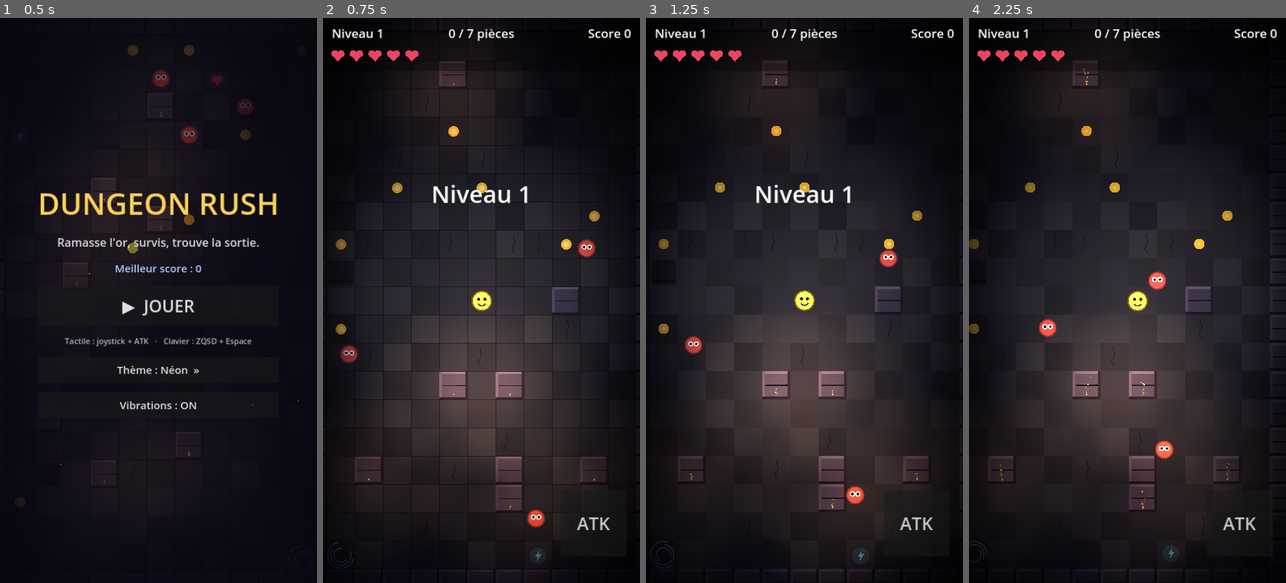
Above: before the commit, frames 1-4 (left to right).
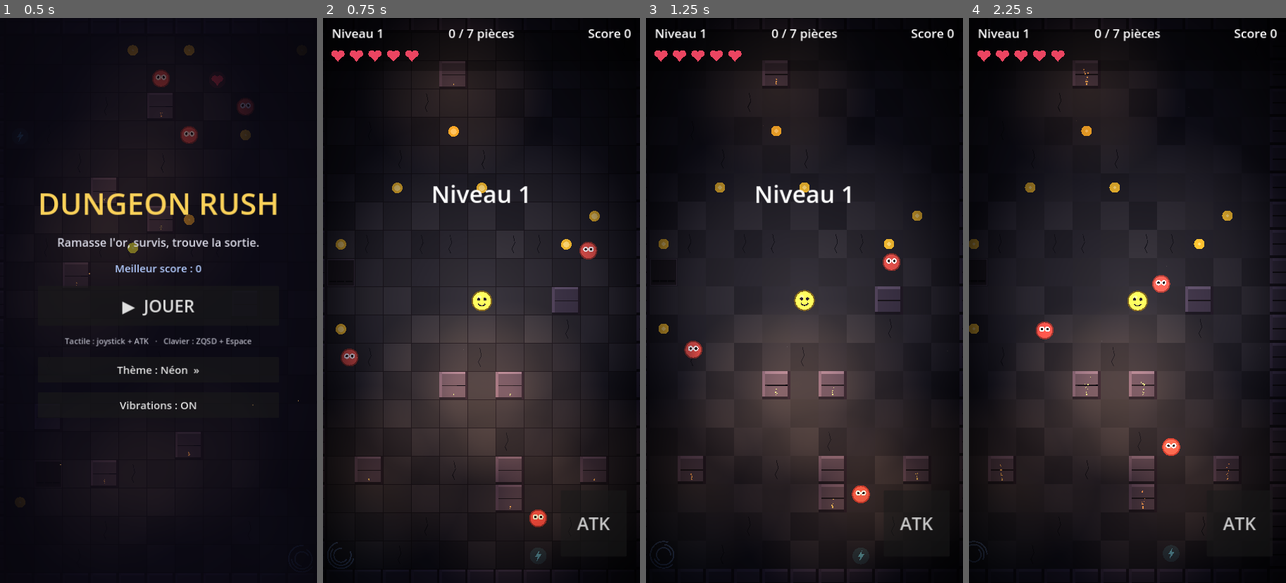
Above: after the commit, the same moments.

Repository: keerigan/godot-dungeon
Game: Godot game, scene res://scenes/Main.tscn
Same seed, same stepped clock (60 frames per second), same inputs: the game is played once before the commit and once after it.
Inputs (mouse positions are in pixels of both pictures, inside the frame that each line leads up to):
- Up to frame 1 (0.5 s): no input
- Up to frame 2 (0.75 s): click "▶ JOUER" at 0.5 s
- Up to frame 3 (1.25 s): no input
- Up to frame 4 (2.25 s): click "ATK" at 1.25 s; move the mouse to (1197, 272) at 2.02 s; hold D from 2.03 s (still down); click (1197, 272) at 2.17 s

Frame 1 is identical in both runs. In frame 2, 0.3% of the frame differs, in the area x 5-87%, y 39-91%; in frame 3, 0.5%; in frame 4, 0.5%, in the area x 21-67%, y 44-78%.

Commit message:
Corrections gameplay : z-order des pièges, pièges vs ennemis, navigation A*
- Le héros (et les ennemis) passent désormais AU-DESSUS des pièges
  (z-order corrigé) au lieu de disparaître sous la plaque
- Les pièges à pics blessent aussi les ennemis (avec cooldown anti multi-coups)
  → on peut y attirer les ennemis
- Navigation A* (AStarGrid2D) : les ennemis contournent les murs au lieu de
  rester bloqués derrière ; chemins recalculés périodiquement
- Ennemis immobiles sur l'écran-titre (pas de poursuite hors partie)

Validé : import + partie simulée headless sans erreur.

Co-Authored-By: Claude Opus 4.8 <noreply@anthropic.com>
Claude-Session: https://claude.ai/code/session_01WATrZWmuEbz921xMfBvaBQ

Diff:
--- a/scripts/Enemy.gd
+++ b/scripts/Enemy.gd
@@ -18,6 +18,10 @@
 var _knockback := Vector2.ZERO
 var _flash := 0.0
 var _wobble := 0.0
+var _hit_cd := 0.0                        ## Anti multi-coups (pièges surtout)
+
+var path: PackedVector2Array = PackedVector2Array()  ## Chemin A* (points monde)
+var path_i := 0
 
 
 func setup(new_kind: int, level: int) -> void:
@@ -43,6 +47,7 @@
 func _ready() -> void:
 	collision_layer = 4
 	collision_mask = 1
+	z_index = 2   # au-dessus du sol/pièges, sous le héros
 	var shape := CircleShape2D.new()
 	shape.radius = radius
 	var cs := CollisionShape2D.new()
@@ -52,11 +57,27 @@
 
 func _physics_process(delta: float) -> void:
 	_wobble += delta * 6.0
+	if _hit_cd > 0.0:
+		_hit_cd -= delta
+
+	# Suit le chemin A* (contourne les murs) ; sinon fonce vers la cible
+	var goal := Vector2.ZERO
+	var have_goal := false
+	if path.size() > 0:
+		while path_i < path.size() and global_position.distance_to(path[path_i]) < 12.0:
+			path_i += 1
+		if path_i < path.size():
+			goal = path[path_i]
+			have_goal = true
+	if not have_goal and target != null and is_instance_valid(target):
+		goal = target.global_position
+		have_goal = true
+
 	var chase := Vector2.ZERO
-	if target != null and is_instance_valid(target):
-		var to_target := target.global_position - global_position
-		if to_target.length() > 1.0:
-			chase = to_target.normalized() * speed
+	if have_goal:
+		var to_goal := goal - global_position
+		if to_goal.length() > 1.0:
+			chase = to_goal.normalized() * speed
 	velocity = chase + _knockback
 	_knockback = _knockback.move_toward(Vector2.ZERO, 1400.0 * delta)
 	move_and_slide()
@@ -65,8 +86,16 @@
 	queue_redraw()
 
 
-## Encaisse un coup. Renvoie true si l'ennemi meurt.
+func set_path(pts: PackedVector2Array) -> void:
+	path = pts
+	path_i = 0
+
+
+## Encaisse un coup. Renvoie true si l'ennemi meurt (false si en cooldown).
 func take_hit(from_dir: Vector2) -> bool:
+	if _hit_cd > 0.0:
+		return false
+	_hit_cd = 0.3
 	hp -= 1
 	_flash = 0.14
 	_knockback = from_dir.normalized() * 420.0
--- a/scripts/Game.gd
+++ b/scripts/Game.gd
@@ -110,6 +110,8 @@
 var _decor: Array[Node] = []      # particules d'ambiance à libérer entre niveaux
 var _time := 0.0
 var _shake := 0.0
+var _astar: AStarGrid2D
+var _path_timer := 0.0
 
 # Interface
 var ui_layer: CanvasLayer
@@ -157,6 +159,14 @@
 	if state != State.PLAYING:
 		return
 	player.joystick_vector = joystick.output
+
+	# Recalcule les chemins des ennemis à intervalle régulier
+	_path_timer -= delta
+	if _path_timer <= 0.0:
+		_path_timer = 0.4
+		_update_enemy_paths()
+
+	# Contact ennemi -> dégâts au joueur
 	for e in enemies:
 		if is_instance_valid(e):
 			var contact := Player.RADIUS + e.radius - 4.0
@@ -167,16 +177,34 @@
 					add_shake(7.0)
 					_vibrate(120)
 				break
+
+	# Pièges dangereux -> blessent le joueur ET les ennemis
 	for t in traps:
-		if is_instance_valid(t) and t.is_dangerous():
-			if absf(player.global_position.x - t.global_position.x) < 26.0 \
-					and absf(player.global_position.y - t.global_position.y) < 26.0:
-				var hp2 := player.health
-				player.take_damage(1)
-				if player.health < hp2:
-					add_shake(6.0)
-					_vibrate(120)
-				break
+		if not (is_instance_valid(t) and t.is_dangerous()):
+			continue
+		if absf(player.global_position.x - t.global_position.x) < 26.0 \
+				and absf(player.global_position.y - t.global_position.y) < 26.0:
+			var hp2 := player.health
+			player.take_damage(1)
+			if player.health < hp2:
+				add_shake(6.0)
+				_vibrate(120)
+		var survivors: Array[Enemy] = []
+		for e in enemies:
+			if not is_instance_valid(e):
+				continue
+			if absf(e.global_position.x - t.global_position.x) < 26.0 \
+					and absf(e.global_position.y - t.global_position.y) < 26.0:
+				var dir := e.global_position - t.global_position
+				if dir.length() < 0.01:
+					dir = Vector2.UP
+				if e.take_hit(dir):
+					_kill_enemy(e)
+				else:
+					survivors.append(e)
+			else:
+				survivors.append(e)
+		enemies = survivors
 
 
 # ---------------------------------------------------------------------------
@@ -200,6 +228,7 @@
 	_clear_level()
 	_generate_walls()
 	_build_wall_bodies()
+	_build_astar()
 	_place_torches()
 	_place_ambient_dust()
 
@@ -250,6 +279,7 @@
 			_spawn_enemy(c)
 			placed += 1
 
+	_update_enemy_paths()
 	queue_redraw()
 	_update_hud()
 	if state == State.PLAYING:
@@ -560,6 +590,7 @@
 
 func _create_player() -> void:
 	player = Player.new()
+	player.z_index = 3   # le héros est toujours au premier plan
 	player.died.connect(_on_player_died)
 	player.attacked.connect(_on_player_attacked)
 	player.health_changed.connect(func(_c, _m): _update_hud())
@@ -589,6 +620,45 @@
 
 func _cell_to_world(x: int, y: int) -> Vector2:
 	return Vector2(x * TILE + TILE * 0.5, y * TILE + TILE * 0.5)
+
+
+func _world_to_cell(pos: Vector2) -> Vector2i:
+	return Vector2i(
+		clampi(int(pos.x / TILE), 0, COLS - 1),
+		clampi(int(pos.y / TILE), 0, ROWS - 1))
+
+
+func _build_astar() -> void:
+	_astar = AStarGrid2D.new()
+	_astar.region = Rect2i(0, 0, COLS, ROWS)
+	_astar.cell_size = Vector2(TILE, TILE)
+	_astar.diagonal_mode = AStarGrid2D.DIAGONAL_MODE_ONLY_IF_NO_OBSTACLES
+	_astar.update()
+	for y in ROWS:
+		for x in COLS:
+			if walls[y][x]:
+				_astar.set_point_solid(Vector2i(x, y), true)
+
+
+## Recalcule le chemin de chaque ennemi vers le joueur (contourne les murs).
+func _update_enemy_paths() -> void:
+	if state != State.PLAYING or _astar == null or player == null:
+		return
+	var pc := _world_to_cell(player.global_position)
+	if _astar.is_point_solid(pc):
+		return
+	for e in enemies:
+		if not is_instance_valid(e):
+			continue
+		var ec := _world_to_cell(e.global_position)
+		if _astar.is_point_solid(ec):
+			e.set_path(PackedVector2Array())
+			continue
+		var cells := _astar.get_id_path(ec, pc)
+		var pts := PackedVector2Array()
+		for i in range(1, cells.size()):   # on saute la case courante
+			pts.append(_cell_to_world(cells[i].x, cells[i].y))
+		e.set_path(pts)
 
 
 # ---------------------------------------------------------------------------
